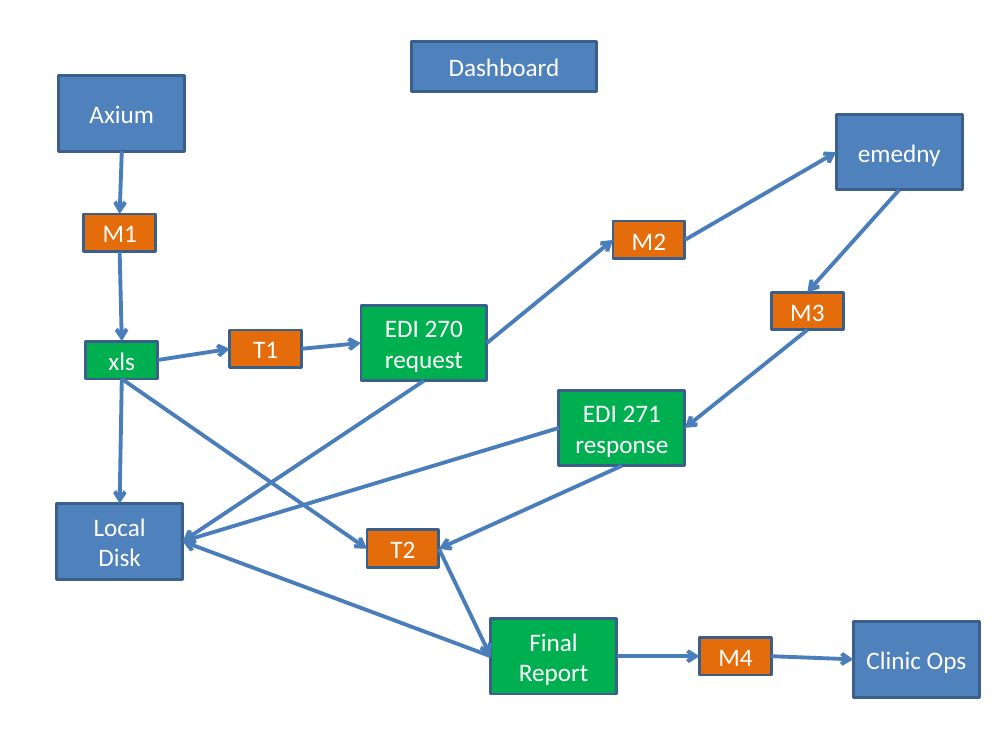
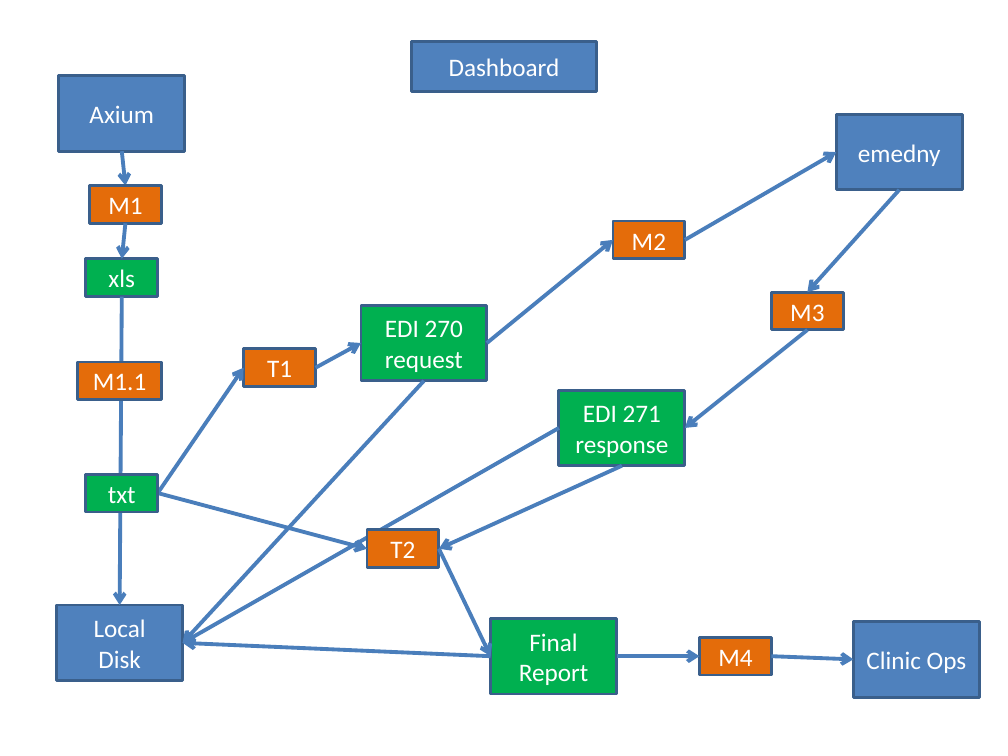
Before and after one commit to JamesLeB/Dashboard, a slide deck: slide 1 of Documents/SysDesign.pptx. Drawn at 1008x756 pixels with LibreOffice and Linux fonts; fonts in the diff are those of the drawing. Boxes give left, top, right and bottom in pixels: in the first picture for what was removed or moved away, otherwise in the second. Text is boxed around its words. In the diff, an @@ line names an element or a change of style, - is before the commit and + after.

```diff
--- a/Documents/SysDesign.pptx
+++ b/Documents/SysDesign.pptx
@@ arrow moved from (122, 151) - (120, 214) to (122, 151) - (125, 185) @@
@@ rectangle "M1": place and size @@
-rectangle "M1" at box(84, 214, 155, 252)
+rectangle "M1" at box(90, 185, 161, 224)
@@ arrow moved from (120, 252) - (122, 341) to (125, 224) - (122, 259) @@
@@ rectangle "xls": place and size @@
-rectangle "xls" at box(86, 341, 157, 379)
+rectangle "xls" at box(86, 259, 157, 297)
@@ arrow moved from (122, 379) - (120, 504) to (122, 296) - (120, 605) @@
@@ rectangle "T1": place and size @@
-rectangle "T1" at box(230, 330, 301, 368)
+rectangle "T1" at box(244, 349, 316, 387)
@@ arrow moved from (301, 349) - (361, 343) to (316, 368) - (361, 343) @@
@@ rectangle added at box(78, 362, 162, 400), fill #E46C0A, outline #3A5F8C 2 pt, 18 pt, text #FFFFFF @@
+M1.1
@@ arrow moved from (158, 360) - (230, 349) to (158, 493) - (244, 368) @@
@@ arrow moved from (424, 381) - (182, 541) to (424, 381) - (182, 643) @@
@@ arrow moved from (558, 428) - (182, 541) to (558, 428) - (182, 643) @@
@@ rectangle added at box(86, 474, 157, 512), fill #00B050, outline #3A5F8C 2 pt, 18 pt, text #FFFFFF @@
+txt
@@ arrow moved from (122, 379) - (367, 548) to (158, 493) - (367, 548) @@
@@ rectangle "Local": place and size @@
-rectangle "Local" at box(56, 504, 182, 580)
+rectangle "Local" at box(56, 605, 182, 680)
@@ arrow moved from (491, 656) - (182, 541) to (491, 656) - (182, 643) @@
```
Also in this commit, not shown: 1 slide added.
